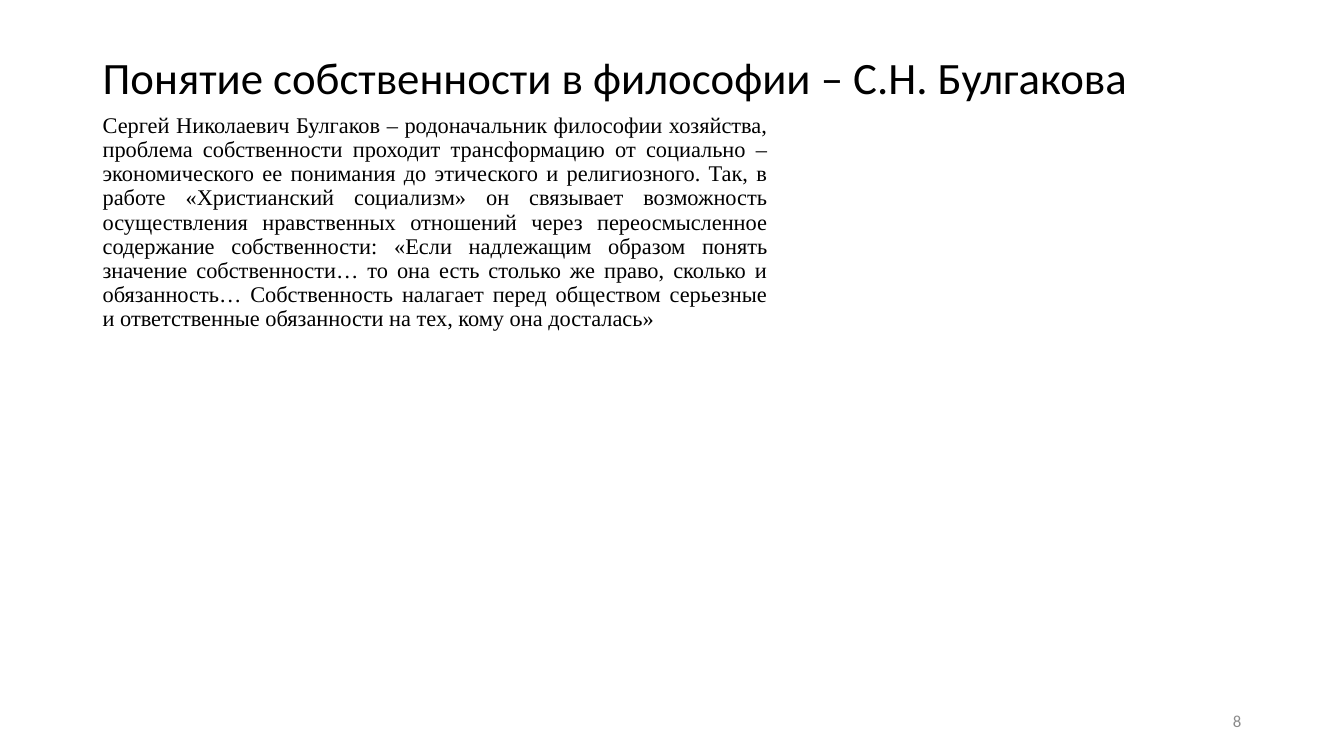
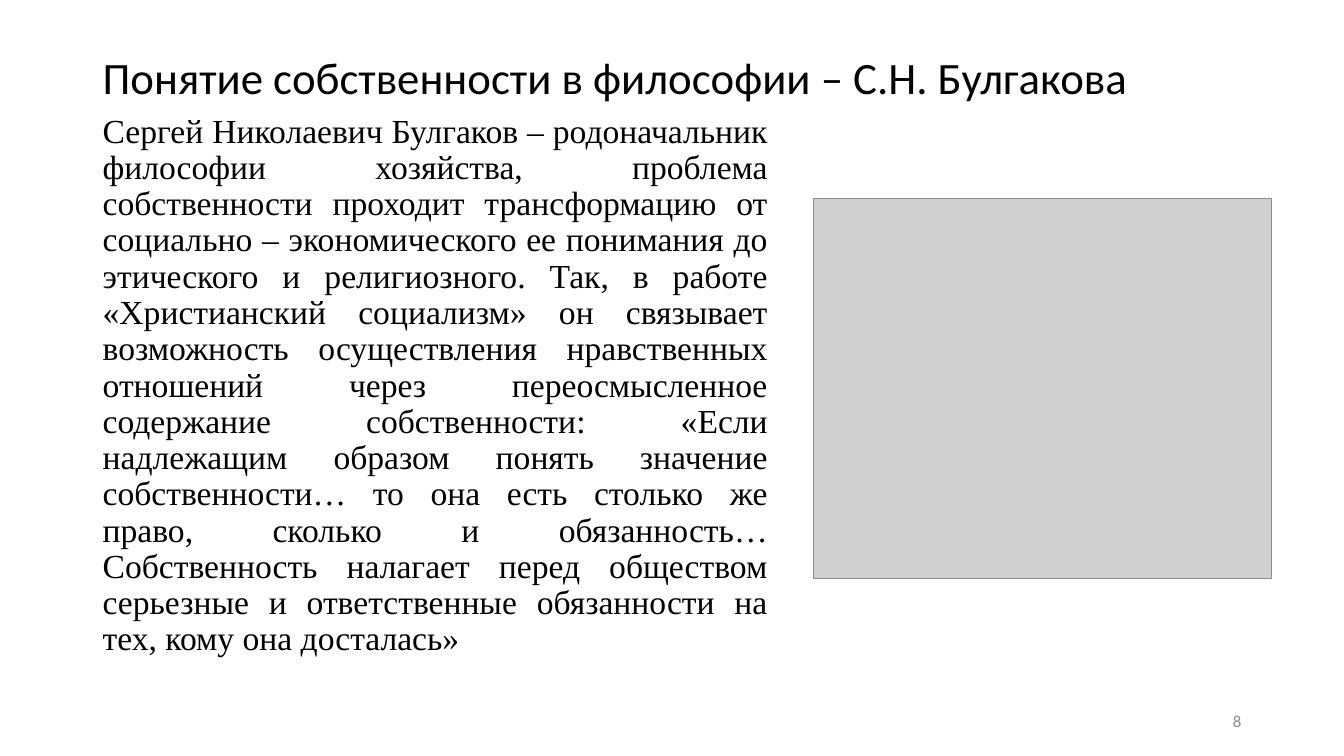
Before and after one commit to JacKira/UpLift_CandidateDegree, a slide deck: slide 8 of Философия/Выступление/Презентация Фейзуллин М8О-104А-23.pptx. Drawn at 1344x756 pixels with LibreOffice and Linux fonts; fonts in the diff are those of the drawing; grey boxes stand for pictures. Boxes give left, top, right and bottom in pixels: in the first picture for what was removed or moved away, otherwise in the second. Text is boxed around its words. In the diff, an @@ line names an element or a change of style, - is before the commit and + after.

```diff
--- a/Философия/Выступление/Презентация Фейзуллин М8О-104А-23.pptx
+++ b/Философия/Выступление/Презентация Фейзуллин М8О-104А-23.pptx
@@ text "Сергей Николаевич Булгаков – родоначальник ..." at (x1=103, y1=120, x2=768, y2=657): size 16 to 24 pt @@
@@ picture added at (x1=814, y1=199, x2=1272, y2=579) @@
```
Also in this commit, not shown: 4 other slides changed, 5 slides added, 1 slide removed.
